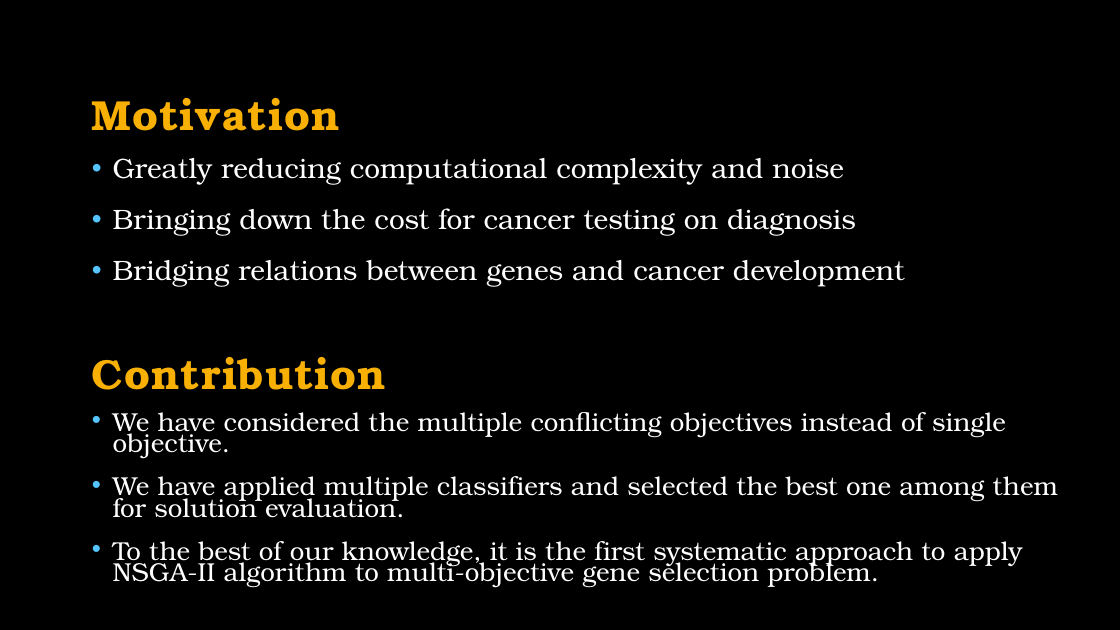
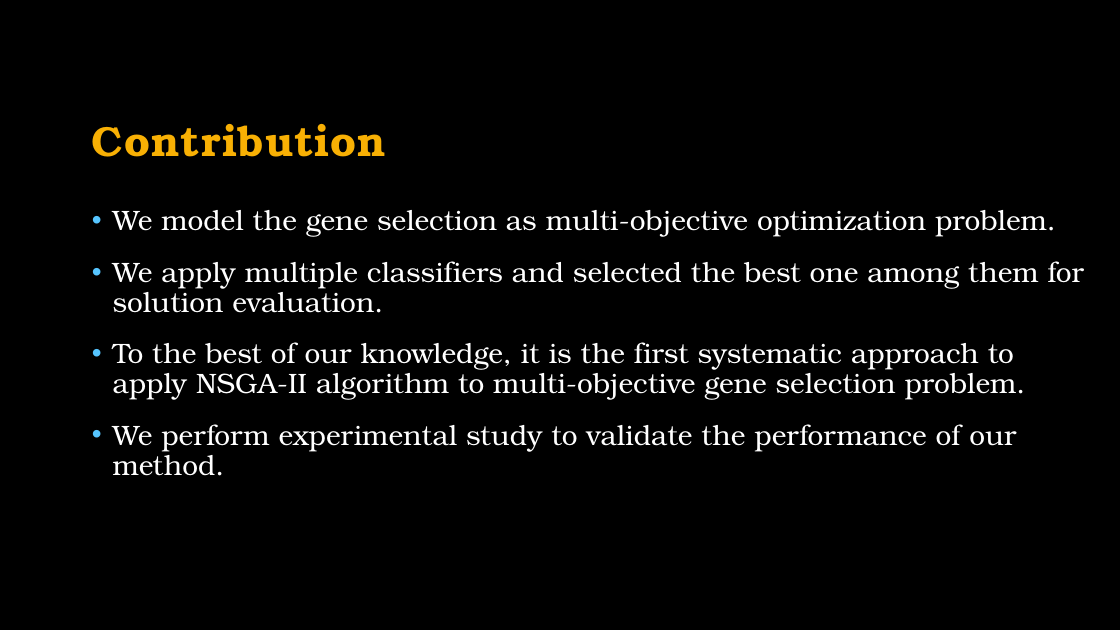
Before and after one commit to GoshgarIsmayilov/FS-NSGA-II, a slide deck: slide 3 of Bioinformatics_Project_Goshgar_Ismayilov_Serhat_Iscan.pptx. Drawn at 1120x630 pixels with LibreOffice and Linux fonts; fonts in the diff are those of the drawing; background and template pictures are left out. Boxes give left, top, right and bottom in pixels: in the first picture for what was removed or moved away, otherwise in the second. Text is boxed around its words. In the diff, an @@ line names an element or a change of style, - is before the commit and + after.

Commit message:
Presentation Updated

```diff
--- a/Bioinformatics_Project_Goshgar_Ismayilov_Serhat_Iscan.pptx
+++ b/Bioinformatics_Project_Goshgar_Ismayilov_Serhat_Iscan.pptx
@@ text "Contribution" moved from (x1=92, y1=357, x2=386, y2=390) to (x1=92, y1=124, x2=386, y2=157) @@
@@ title removed at (x1=92, y1=98, x2=340, y2=131) @@
-Motivation
@@ text removed at (x1=113, y1=158, x2=905, y2=287) @@
-• Greatly reducing computational complexity and noise
-• Bringing down the cost for cancer testing on diagnosis
-• Bridging relations between genes and cancer development
@@ text "We model the gene selection ..." moved from (x1=113, y1=412, x2=1058, y2=588) to (x1=113, y1=210, x2=1084, y2=476) @@
@@ text at (x1=113, y1=210, x2=1084, y2=313): text changed; size 22.2 to 24 pt @@
-• We have considered the multiple conflicting objectives instead of single objective.
-• We have applied multiple classifiers and selected the best one among them for solution evaluation.
+• We model the gene selection as multi-objective optimization problem.
+• We apply multiple classifiers and selected the best one among them for solution evaluation.
@@ text at (x1=113, y1=342, x2=1026, y2=400): size 22.2 to 24 pt in "To the best of our knowledge, it ..."; line spacing 0.7 to 0.9 @@
@@ text at (x1=113, y1=424, x2=1016, y2=476): paragraph added @@
+• We perform experimental study to validate the performance of our method.
```
Also in this commit, not shown: 1 other slide changed.
